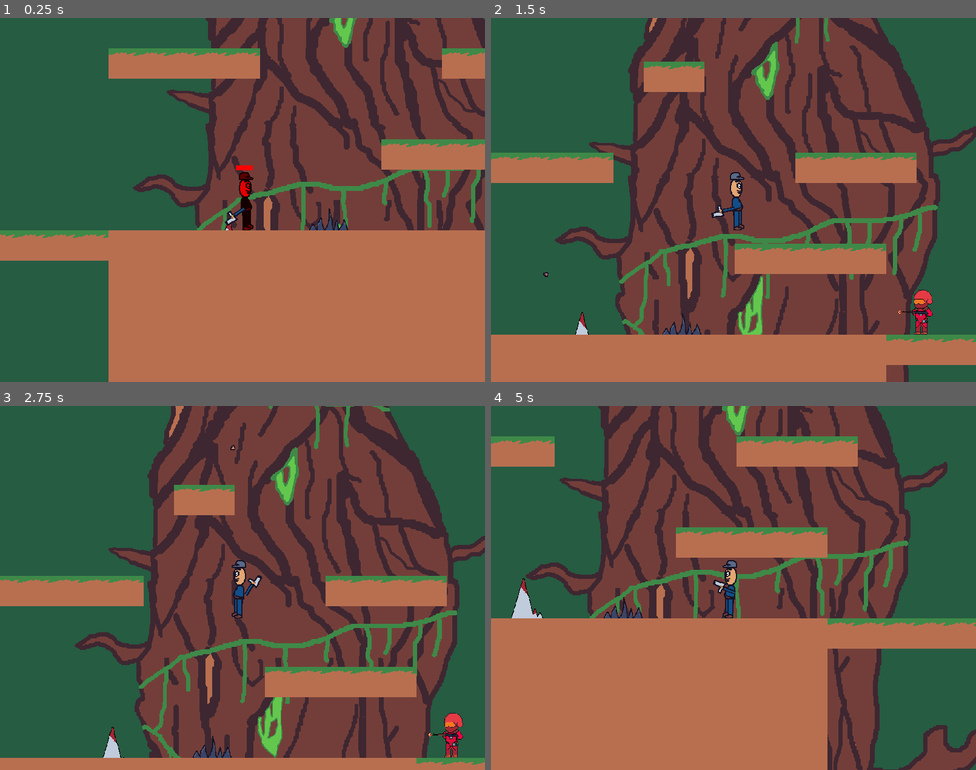
Above: before the commit, frames 1-4 (two rows, left to right).
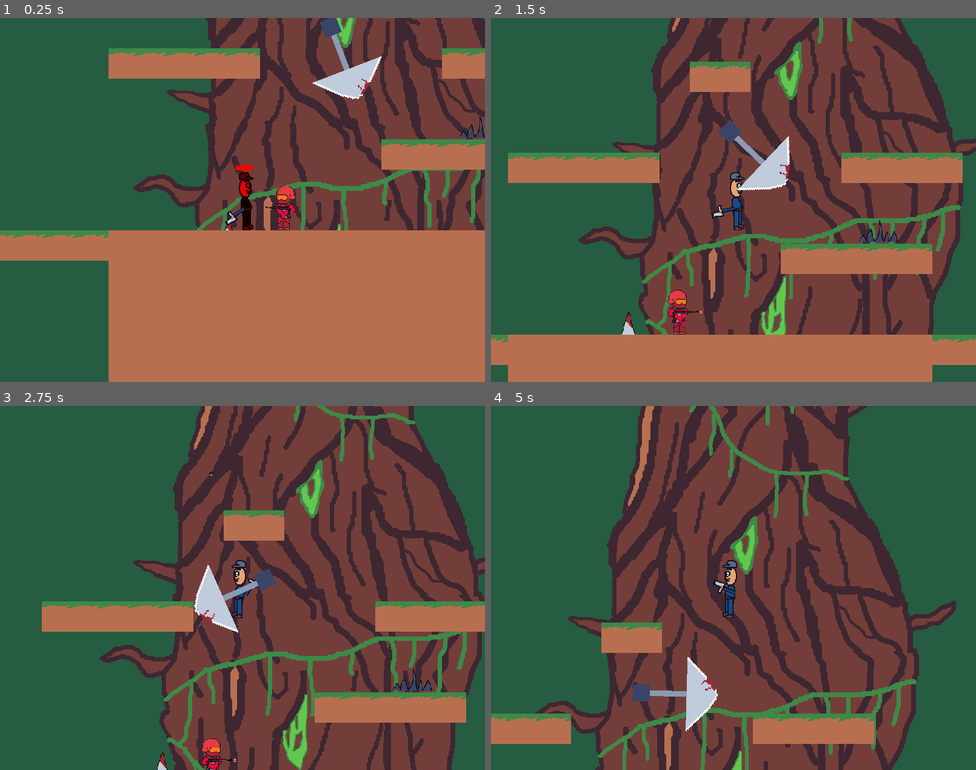
Above: after the commit, the same moments.

Repository: LeoTheG/game-jam-platformer
Game: Godot game, scene res://game.tscn
The game is run twice, just before and just after one commit, with the same random seed, the same clock (stepped at 60 frames per second) and the same inputs.
Inputs (mouse positions are in pixels of both pictures, inside the frame that each line leads up to):
- Up to frame 1 (0.25 s): no input
- Up to frame 2 (1.5 s): move the mouse to (840, 181) at 0.52 s; press the mouse at (840, 181) at 0.53 s; hold D (right) from 0.53 s (still down); tap Space (jump) at 0.77 s; move the mouse to (636, 218) at 1.27 s; release the mouse at (636, 218) at 1.28 s; click (636, 218) at 1.35 s
- Up to frame 3 (2.75 s): tap Space (jump) at 1.52 s; move the mouse to (291, 507) at 2.02 s; release D (right) at 2.03 s; press the mouse at (291, 507) at 2.03 s; hold A (left) from 2.03 s (still down)
- Up to frame 4 (5 s): move the mouse to (709, 660) at 2.77 s; release A (left) at 2.78 s; release the mouse at (709, 660) at 2.78 s; hold D (right) 2.78-4.28 s; click (709, 660) at 2.85 s; tap Space (jump) at 3.02, 3.77, 4.52 s; move the mouse to (879, 642) at 3.52 s; press the mouse at (879, 642) at 3.53 s; move the mouse to (588, 533) at 4.27 s; release the mouse at (588, 533) at 4.28 s; hold A (left) from 4.28 s (still down); click (588, 533) at 4.35 s

The runs differ from the first frame. In frame 1, 1.7% of the frame differs, in the area x 54-100%, y 0-59%; in frame 2, 36%; in frame 3, 50%; in frame 4, 61%, in the area x 0-100%, y 0-100%.

Commit message:
gun sound and enemy ai

Diff:
--- a/characters/GunSoldier.gd
+++ b/characters/GunSoldier.gd
@@ -1,5 +1,6 @@
 extends CharacterBody2D
 
+var audioFile = preload("res://audio/RedSoldier.wav")
 var Bullet = load("res://projectiles/bullet.tscn")
 var playEveryOtherSecond = false
 var animationPlaying = false
@@ -11,14 +12,19 @@
 var gravity = ProjectSettings.get_setting("physics/2d/default_gravity")
 var isCloseToPlayer = false
 var isFacingRight = true
-
-const INITIAL_POSITION = Vector2(710, -9)
+var health = 10
+const INITIAL_POSITION = Vector2(110, -9)
 
 
 func _ready():
 	$Timer.connect("timeout", _on_timer_timeout)
 	set_position(INITIAL_POSITION)
 
+func playAudio():
+	var audioStreamPlayer = AudioStreamPlayer.new()
+	audioStreamPlayer.stream = audioFile
+	add_child(audioStreamPlayer)
+	audioStreamPlayer.play()
 
 func _physics_process(delta):
 	var pos = get_global_position()
@@ -51,6 +57,7 @@
 func handleFireWeapon():
 	spawnBullet()
 	$AnimatedSprite.play("Shooting")
+	playAudio()
 
 
 var distance = 0
@@ -84,3 +91,8 @@
 func _on_timer_timeout():
 	if isCloseToPlayer:
 		handleFireWeapon()
+
+func damage(amount):
+	health -= amount
+	if health <= 0:
+		queue_free()
--- a/characters/meleeRedSoldier.gd
+++ b/characters/meleeRedSoldier.gd
@@ -1,18 +1,18 @@
 extends CharacterBody2D
 
-var Bullet = load("res://projectiles/bullet.tscn")
+@onready var target = Globals.Player
 var playEveryOtherSecond = false
 var animationPlaying = false
 
-const SPEED = 300.0
+const SPEED = 0
 const JUMP_VELOCITY = -400.0
 
 # Get the gravity from the project settings to be synced with RigidBody nodes.
 var gravity = ProjectSettings.get_setting("physics/2d/default_gravity")
 var isCloseToPlayer = false
 var isFacingRight = true
-
-const INITIAL_POSITION = Vector2(600, -9)
+var health = 10
+const INITIAL_POSITION = Vector2(800, -9)
 
 
 func _ready():
@@ -24,28 +24,41 @@
 	var playerPos = Globals.Player.get_global_position()
 	var _distance = pos.distance_to(playerPos)
 	self.distance = _distance
+	if _distance < 650:
+		self.velocity = global_position.direction_to(target.global_position) * SPEED * delta
+		move_and_slide()
+
+	self.distance = _distance
 	var distanceDiff = playerPos - pos
 	if distanceDiff.x < 0:
 		$AnimatedSprite2D.set_flip_h(true)
 		isFacingRight = false
+		#self.velocity.x = -5
+
 	else:
 		$AnimatedSprite2D.set_flip_h(false)
 		isFacingRight = true
-
+		#self.velocity.x = 5
 	if distance < 100:
 		isCloseToPlayer = true
 		$AnimatedSprite2D.play("Slash")
+
 	else:
 		isCloseToPlayer = false
 		$AnimatedSprite2D.play("Idle")
 
 	# Add the gravity.
 	if not is_on_floor():
-		velocity.y += gravity * delta
+		velocity.y += 100000000* gravity * delta
 
+	move_and_slide()
 	# Get the input direction and handle the movement/deceleration.
 	# As good practice, you should replace UI actions with custom gameplay actions.
-	move_and_slide()
 
 
 var distance = 0
+
+func damage(amount):
+	health -= amount
+	if health <= 0:
+		queue_free()
--- a/characters/melee_soldier.tscn
+++ b/characters/melee_soldier.tscn
@@ -10,6 +10,10 @@
 [sub_resource type="AtlasTexture" id="AtlasTexture_c0nfy"]
 atlas = ExtResource("2_n12sm")
 region = Rect2(128, 0, 128, 128)
+
+[sub_resource type="AtlasTexture" id="AtlasTexture_s4rtf"]
+atlas = ExtResource("2_n12sm")
+region = Rect2(0, 0, 128, 128)
 
 [sub_resource type="SpriteFrames" id="SpriteFrames_1uyn4"]
 animations = [{
@@ -24,6 +28,9 @@
 "frames": [{
 "duration": 1.0,
 "texture": SubResource("AtlasTexture_c0nfy")
+}, {
+"duration": 1.0,
+"texture": SubResource("AtlasTexture_s4rtf")
 }],
 "loop": true,
 "name": &"Slash",
@@ -34,15 +41,15 @@
 size = Vector2(72, 96)
 
 [node name="MeleeSoldier" type="CharacterBody2D"]
-position = Vector2(54, -124)
 script = ExtResource("1_yfmlu")
 
 [node name="AnimatedSprite2D" type="AnimatedSprite2D" parent="."]
+position = Vector2(0, -64)
 sprite_frames = SubResource("SpriteFrames_1uyn4")
 animation = &"Idle"
 
 [node name="CollisionShape2D" type="CollisionShape2D" parent="."]
-position = Vector2(-2, 16)
+position = Vector2(-4, -48)
 shape = SubResource("RectangleShape2D_k7hpl")
 
 [node name="Timer" type="Timer" parent="."]
--- a/characters/player.gd
+++ b/characters/player.gd
@@ -29,7 +29,7 @@
 var numTimesJumpedInAir = 0
 var isHoldingMouseDown = false
 var health = MAX_HEALTH
-
+var audioFile = preload("res://audio/PlayerShoot.wav")
 
 func _ready():
 	actionRestTimer = Timer.new()
@@ -44,6 +44,11 @@
 
 const TILE_ATLAS_COORDS_OUT_OF_BOUNDS = Vector2i(2, 0)
 
+func playAudio():
+	var audioStreamPlayer = AudioStreamPlayer.new()
+	audioStreamPlayer.stream = audioFile
+	add_child(audioStreamPlayer)
+	audioStreamPlayer.play()
 
 func _on_area2D_body_entered(body):
 	if body is TileMap:
@@ -122,7 +127,7 @@
 func handleFireWeapon():
 	spawnBullet()
 	setActionTimer()
-
+	playAudio()
 
 func spawnBullet():
 	var bullet = Bullet.instantiate()
--- a/game.tscn
+++ b/game.tscn
@@ -17,12 +17,12 @@
 layer_0/tile_data = PackedInt32Array(65532, 1, 0, 131068, 1, 0, 196604, 1, 0, 262140, 1, 0, 327676, 1, 0, 393212, 1, 0, …(3463 unchanged characters)…
 
 [node name="Spike" parent="TileMap" instance=ExtResource("3_h8trb")]
+position = Vector2(246, -196)
 
 [node name="MovingSpike" parent="TileMap" instance=ExtResource("4_f3umd")]
 
 [node name="Pendulum" parent="TileMap" instance=ExtResource("5_qsajv")]
-visible = true
-position = Vector2(-76, 356)
+position = Vector2(214, -428)
 
 [node name="GameOverScreen" type="CanvasLayer" parent="."]
 visible = false
@@ -69,4 +69,4 @@
 centered = false
 
 [node name="MeleeSoldier" parent="." instance=ExtResource("8_1fqnm")]
-position = Vector2(-241, -65)
+position = Vector2(173, -64)
--- a/projectiles/bullet.gd
+++ b/projectiles/bullet.gd
@@ -22,8 +22,8 @@
 		player.damage(5)
 		queue_free()
 	elif body.name == "GunSoldier" or body.name == "MeleeSoldier":
-		body.queue_free()
-
+		body.damage(5)
+		queue_free()
 
 
 # note: when this node is spawned, need to set rotation
--- a/static_objects/Pendulum.gd
+++ b/static_objects/Pendulum.gd
@@ -1,6 +1,5 @@
+extends Node2D
 
-extends Node2D
-"""
 @onready var area2D = $Sprite2D/Area2D
 @onready var player = Globals.Player
 @onready var animationPlayer = $AnimationPlayer
@@ -10,7 +9,7 @@
 var point2 = Vector2(0,0)
 
 func _ready():
-	#animationPlayer.play("move")
+	animationPlayer.play("Swing")
 	var screenSize = get_viewport().get_visible_rect().size
 	area2D.connect("body_entered", _on_body_entered)
 	area2D.connect("body_exited", _on_body_exited)
@@ -29,5 +28,3 @@
 func _process(_delta):
 	if isCollidingWithPlayer:
 		player.damage(damageAmount)
-
-"""
--- a/static_objects/pendulum.tscn
+++ b/static_objects/pendulum.tscn
@@ -1,15 +1,11 @@
-[gd_scene load_steps=6 format=3 uid="uid://bu6ofteu00vjb"]
+[gd_scene load_steps=5 format=3 uid="uid://bu6ofteu00vjb"]
 
 [ext_resource type="Script" path="res://static_objects/Pendulum.gd" id="1_am2dn"]
 [ext_resource type="Texture2D" uid="uid://dr3fdoaod1dvm" path="res://sprites/Pendulum.png" id="2_16oww"]
 
-[sub_resource type="CapsuleShape2D" id="CapsuleShape2D_ju2no"]
-radius = 25.0
-height = 50.0
-
 [sub_resource type="Animation" id="Animation_kq8si"]
 resource_name = "Swing"
-length = 3.0
+length = 4.0
 loop_mode = 1
 tracks/0/type = "value"
 tracks/0/imported = false
@@ -18,10 +14,10 @@
 tracks/0/interp = 1
 tracks/0/loop_wrap = true
 tracks/0/keys = {
-"times": PackedFloat32Array(0, 1, 2, 3),
-"transitions": PackedFloat32Array(1, 1, 1, 1),
+"times": PackedFloat32Array(0, 1, 2, 3, 4),
+"transitions": PackedFloat32Array(1, 1, 1, 1, 1),
 "update": 0,
-"values": [0.0, -1.5708, 0.0, 1.5708]
+"values": [0.0, -1.5708, 0.0, 1.5708, 0.0]
 }
 
 [sub_resource type="AnimationLibrary" id="AnimationLibrary_j7hb7"]
@@ -30,34 +26,26 @@
 }
 
 [node name="Pendulum" type="Node2D"]
-visible = false
-rotation = -0.441966
+rotation = -0.31416
+scale = Vector2(3, 3)
 script = ExtResource("1_am2dn")
 
 [node name="Sprite2D" type="Sprite2D" parent="."]
-visible = false
-position = Vector2(400, -116)
+position = Vector2(3.89631, -4.56276)
 texture = ExtResource("2_16oww")
+offset = Vector2(-4, 20)
 
 [node name="StaticBody2D" type="StaticBody2D" parent="Sprite2D"]
-visible = false
-
-[node name="CollisionShape2D" type="CollisionShape2D" parent="Sprite2D/StaticBody2D"]
-visible = false
-position = Vector2(0, 11)
-shape = SubResource("CapsuleShape2D_ju2no")
 
 [node name="CollisionPolygon2D" type="CollisionPolygon2D" parent="Sprite2D/StaticBody2D"]
-visible = false
-position = Vector2(2, 25)
+position = Vector2(-1.89631, 45.5628)
 build_mode = 1
 polygon = PackedVector2Array(-28, -9, 24, -9, 1, 12, -6, 12)
 
 [node name="Area2D" type="Area2D" parent="Sprite2D"]
-visible = false
 
 [node name="CollisionPolygon2D" type="CollisionPolygon2D" parent="Sprite2D/Area2D"]
-visible = false
+position = Vector2(-4.28332, 23.0128)
 polygon = PackedVector2Array(-26, 16, 25, 16, 3, 37, -4, 37)
 
 [node name="AnimationPlayer" type="AnimationPlayer" parent="."]
Not shown, added: audio/PlayerShoot.wav.import
Not shown, added: audio/RedSoldier.wav.import
Not shown: 1 places in characters/melee_soldier.tscn that only renumber resources
Not shown, added: audio/PlayerShoot.wav
Not shown, added: audio/RedSoldier.wav
